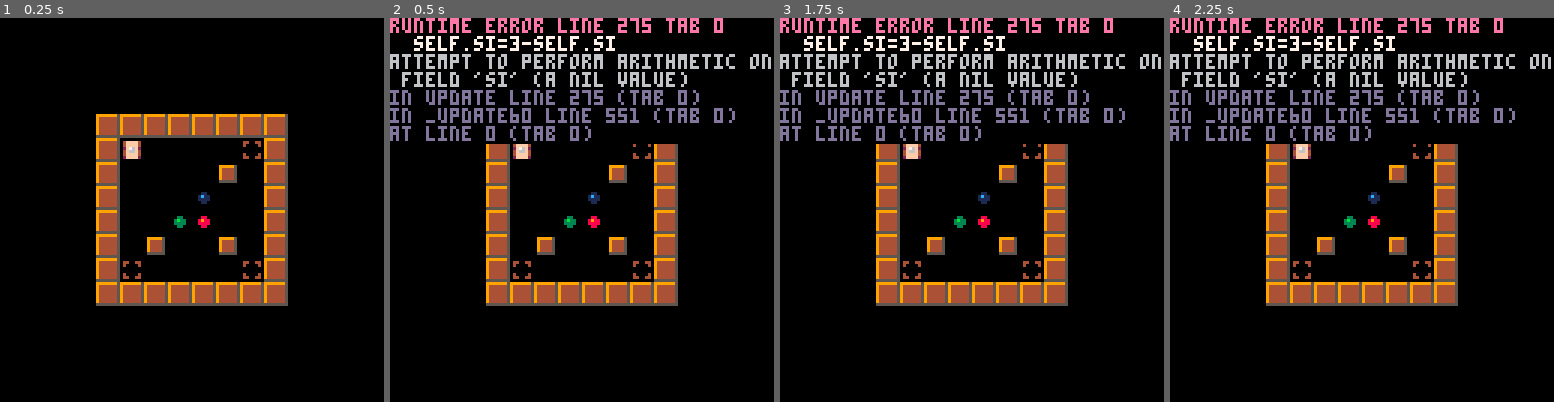
Above: before the commit, frames 1-4 (left to right).
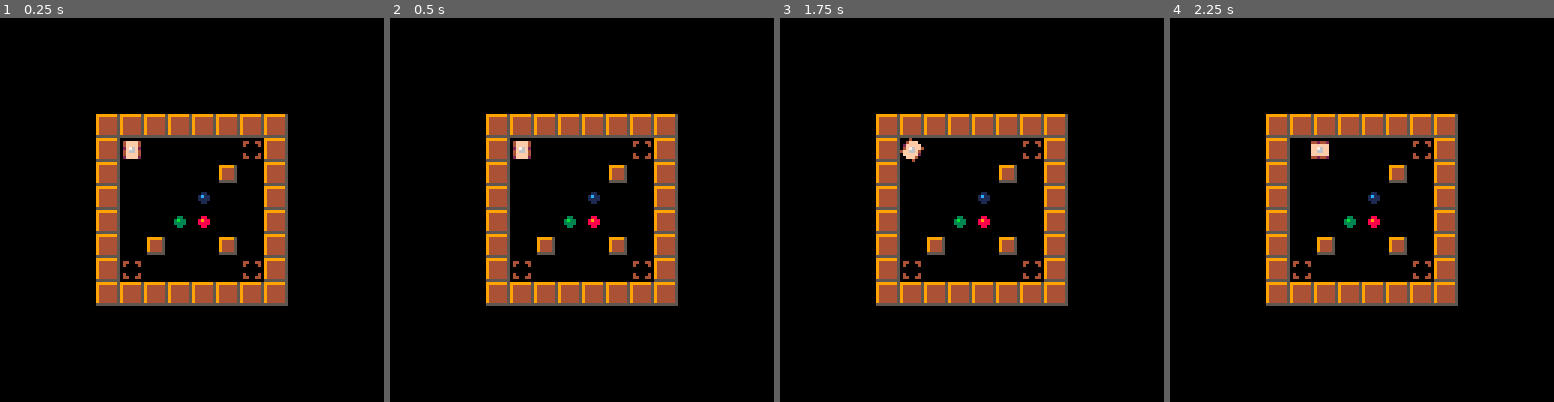
Above: after the commit, the same moments.

Repository: erwinbonsma/SokoBubbleP8
Game: PICO-8 cartridge sokububble.p8
Same seed, same stepped clock (60 frames per second), same inputs: the game is played once before the commit and once after it.
Inputs:
- Up to frame 1 (0.25 s): no input
- Up to frame 2 (0.5 s): tap X (X key) at 0.33 s
- Up to frame 3 (1.75 s): tap X (X key) at 1.07 s; hold Right from 1.6 s (still down)
- Up to frame 4 (2.25 s): tap X (X key) at 1.85 s; release Right at 2.1 s; hold Up from 2.15 s (still down)

Frame 1 is identical in both runs. In frame 2, 11% of the frame differs, in the area x 0-100%, y 0-33%; in frame 3, 11%; in frame 4, 11%, in the area x 0-100%, y 0-37%.
Error before the commit: runtime error line 275 tab 0; self.si=3-self.si; attempt to perform arithmetic on field 'si' (a nil value)

Commit message:
Allow queuing next move

Diff:
--- a/sokububble.p8
+++ b/sokububble.p8
@@ -223,35 +223,40 @@
 
 function player:_move(state)
  local done=false
-	self.move_step+=1
-	if self.move_step<=10 then
-  self.sx+=self.dx
-  self.sy+=self.dy
+ local mov=self.mov
+ mov.step+=1
+ if mov.step<=10 then
+  self.sx+=mov.dx
+  self.sy+=mov.dy
   self.sd=(
-   self.sd+3+self.dx+self.dy
+   self.sd+3+mov.dx+mov.dy
   )%3
 
   if state.push_box==nil then
-   done=self.move_step==8
-  elseif self.move_step>2 then
-   state.push_box.sx+=self.dx
-   state.push_box.sy+=self.dy
-  end
+   done=mov.step==8
+  elseif mov.step>2 then
+   state.push_box.sx+=mov.dx
+   state.push_box.sy+=mov.dy
+  end
+ elseif (
+  self.movq!=nil
+  and self.movq.rot==self.rot
+ ) then
+  --continue into next move
+  self:_start_queued_move(state)
  else
-  self.sx-=self.dx
-  self.sy-=self.dy
+  --retreat after placing box
+  self.sx-=mov.dx
+  self.sy-=mov.dy
   self.sd=(
-   self.sd+3-self.dx-self.dy
+   self.sd+3-mov.dx-mov.dy
   )%3
-  done=self.move_step==12
- end
-
- if done then
-  self.dx=0
-  self.dy=0
-  self.move_step=nil
-  state.push_box=nil
-
+  done=self.mov.step==12
+ end
+
+ if (
+  self.sx%8==0 and self.sy%8==0
+ ) then
   local bub=state.level:bubble(
    self.sx\8,self.sy\8
   )
@@ -259,54 +264,27 @@
    state.view=bub
   end
  end
-end
-
-function player:update(state)
- if self.tgt_rot then
-  self:_rotate()
-  return
- end
- if (
-  self.dx!=0 or self.dy!=0
- ) then
-  self:_move(state)
-  return
- end
-
- if btn(❎) then
-  self.retry_cnt+=1
-  self.si=3-self.si
-  if self.retry_cnt>30 then
-   state.anim=animate_retry()
-  end
-  return
- else
-  self.kill_cnt=0
- end
-
- local dx=0
- local dy=0
- local tgt_rot
- if btnp(➡️) then
-  dx=1
-  tgt_rot=90
- elseif btnp(⬅️) then
-  dx=-1
-  tgt_rot=270
- elseif btnp(⬆️) then
-  dy=-1
-  tgt_rot=0
- elseif btnp(⬇️) then
-  dy=1
-  tgt_rot=180
- else
-  return
- end
+
+ if done then
+  self.mov=nil
+  state.push_box=nil
+ end
+end
+
+function player:_check_move(
+ mov,state
+)
+ local sx=self.sx
+ local sy=self.sy
+ if self.mov!=nil then
+  sx=self.mov.tgt_sx
+  sy=self.mov.tgt_sy
+ end
+
+ local sx1=sx+mov.dx*8
+ local sy1=sy+mov.dy*8
 
  local lvl=state.level
-	local sx1=self.sx+dx*8
-	local sy1=self.sy+dy*8
-
  if lvl:is_wall(sx1\8,sy1\8) then
   --cannot enter wall
   sfx(0)
@@ -320,8 +298,8 @@
    sfx(0)
    return
   end
-  local sx2=sx1+dx*8
-  local sy2=sy1+dy*8
+  local sx2=sx1+mov.dx*8
+  local sy2=sy1+mov.dy*8
   if (
    lvl:is_wall(sx2\8,sy2\8)
    or box_at(sx2,sy2,state)!=nil
@@ -330,24 +308,89 @@
    sfx(0)
    return
   end
-
-  --move box
-  state.push_box=box
- end
-
- self.dx=dx
- self.dy=dy
- self.move_step=0
-
- if tgt_rot!=self.rot then
+ end
+
+ mov.tgt_sx=sx1
+ mov.tgt_sy=sy1
+ return mov
+end
+
+function player:_start_queued_move(
+ state
+)
+ assert(self.movq!=nil)
+ local mov=self.movq
+ self.movq=nil
+
+ if self.mov!=nil then
+  local dsx=abs(
+   self.mov.tgt_sx-self.sx
+  )
+  local dsy=abs(
+   self.mov.tgt_sy-self.sy
+  )
+
+  assert(dsx<=2)
+  assert(dsy<=2)
+  mov.step=max(dsx,dsy)
+ else
+  mov.step=0
+ end
+
+ self.mov=mov
+ state.push_box=box_at(
+  mov.tgt_sx,
+  mov.tgt_sy,
+  state
+ )
+
+ if mov.rot!=self.rot then
   if (
-   tgt_rot%180==self.rot%180
+   mov.rot%180==self.rot%180
   ) then
    --skip 180-turn
-   self.rot=tgt_rot
+   self.rot=mov.rot
   else
-   self.tgt_rot=tgt_rot
-  end
+   self.tgt_rot=mov.rot
+  end
+ end
+end
+
+function player:update(state)
+ --allow player to queue a move
+ local req_mov=nil
+ if btnp(➡️) then
+  req_mov={rot=90,dx=1,dy=0}
+ elseif btnp(⬅️) then
+  req_mov={rot=270,dx=-1,dy=0}
+ elseif btnp(⬆️) then
+  req_mov={rot=0,dx=0,dy=-1}
+ elseif btnp(⬇️) then
+  req_mov={rot=180,dx=0,dy=1}
+ end
+ if req_mov!=nil then
+  self.movq=self:_check_move(
+   req_mov,state
+  )
+ end
+
+ --handle level retry
+ if btn(❎) then
+  self.retry_cnt+=1
+  if self.retry_cnt>30 then
+   state.anim=animate_retry()
+  end
+  return
+ else
+  self.retry_cnt=0
+ end
+
+ if self.tgt_rot then
+  self:_rotate()
+ elseif self.mov then
+  self:_move(state)
+ elseif self.movq!=nil then
+  self:_start_queued_move(state)
  end
 end
 
@@ -545,7 +588,7 @@
  end
 end
 
-function _update60()
+function _update()
  if state.anim then
   if coinvoke(state.anim) then
    state.anim=nil
